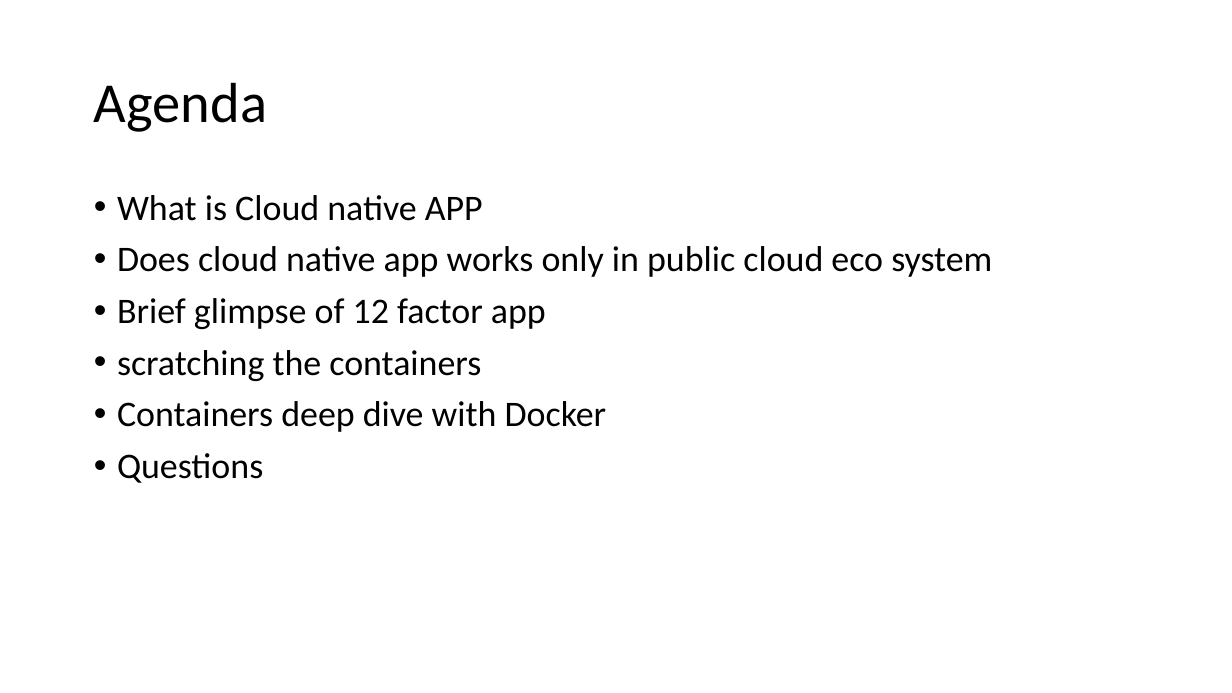
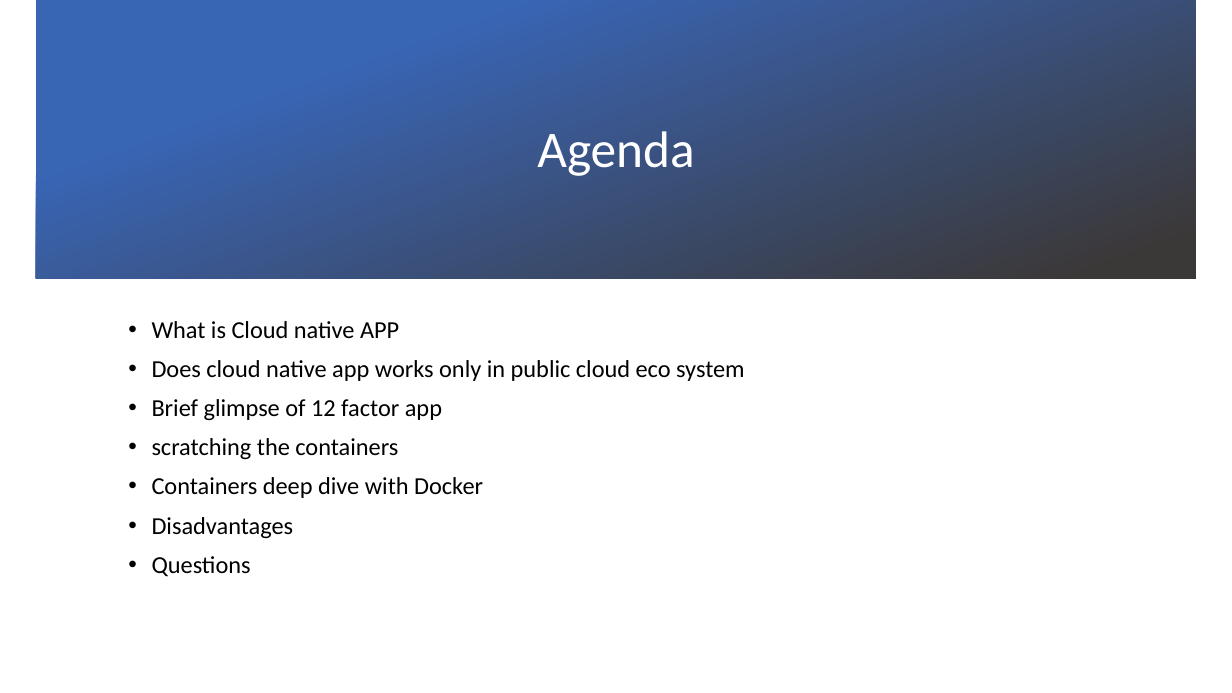
Before and after one commit to nnikunj/fdp, a slide deck: slide 2 of CloudNativeApps.pptx. Drawn at 1232x693 pixels with LibreOffice and Linux fonts; fonts in the diff are those of the drawing; background and template pictures are left out. Boxes give left, top, right and bottom in pixels: in the first picture for what was removed or moved away, otherwise in the second. Text is boxed around its words. In the diff, an @@ line names an element or a change of style, - is before the commit and + after.

```diff
--- a/CloudNativeApps.pptx
+++ b/CloudNativeApps.pptx
@@ rectangle added at (36,0,1197,278), fill gradient #3965B5 to #3B3838 @@
@@ title "Agenda": place and size @@
-title "Agenda" at (94,82,267,132)
+title "Agenda" at (537,131,694,176)
@@ title "Agenda" at (537,131,694,176): size 44 to 40 pt, text colour #000000 to #FFFFFF; alignment left to centre @@
@@ text "What is Cloud native APP": place and size @@
-text "What is Cloud native APP" at (117,195,992,483)
+text "What is Cloud native APP" at (152,321,745,577)
@@ text at (152,321,745,577): size 28 to 19 pt @@
@@ text at (152,517,294,539): paragraph added @@
+• Disadvantages
```
Also in this commit, not shown: 3 other slides changed, 1 slide added.
